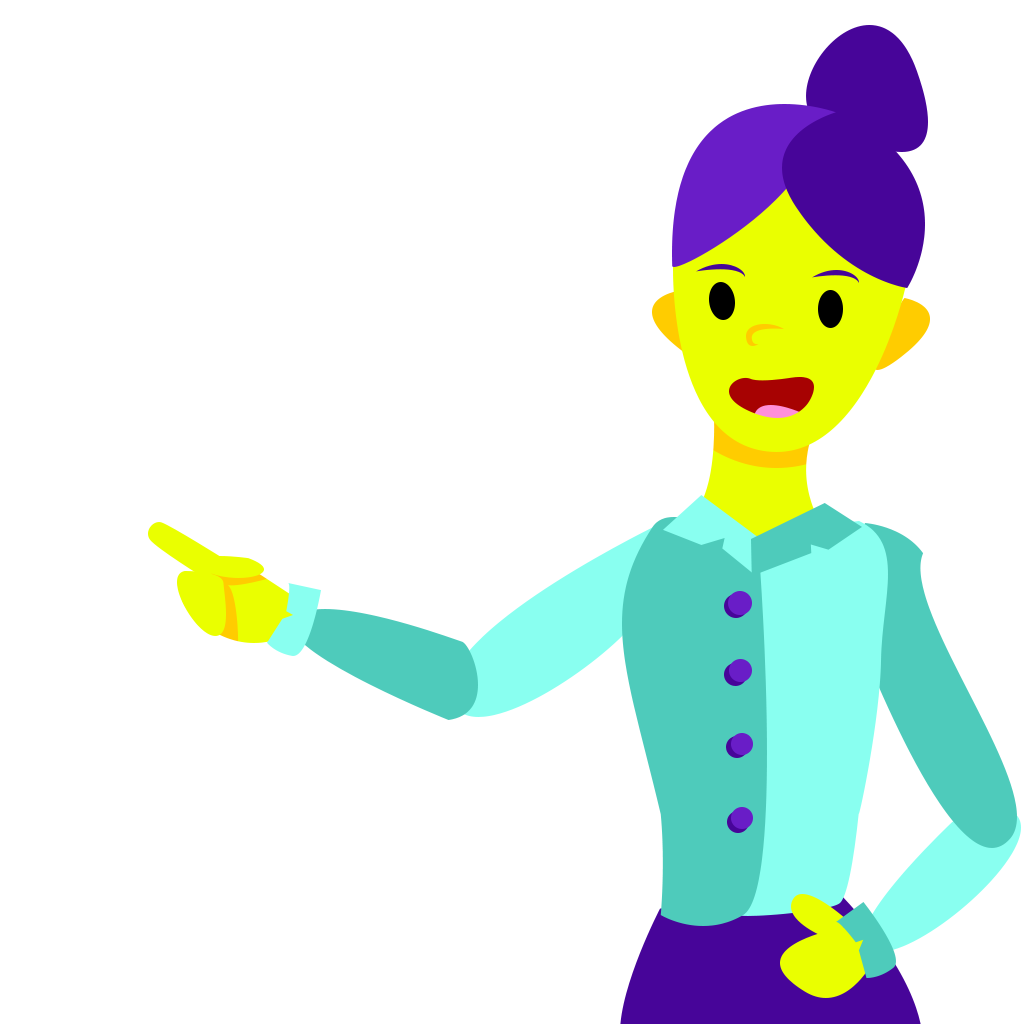
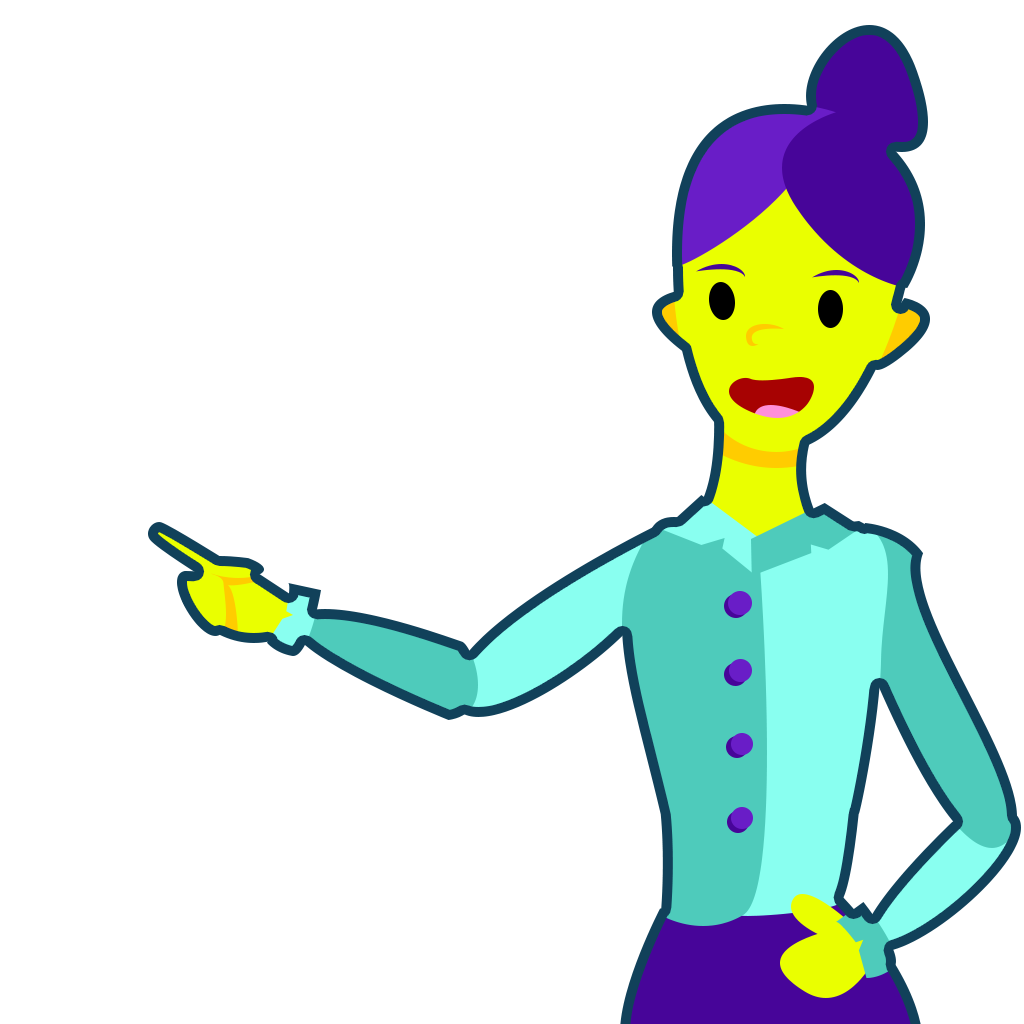
Revision of a layered 1024x1024 image; what changed, layer by layer:
painted on "Shape 2" over 672, 104, 818, 235
painted on "Shape 23" over 853, 909, 898, 968
